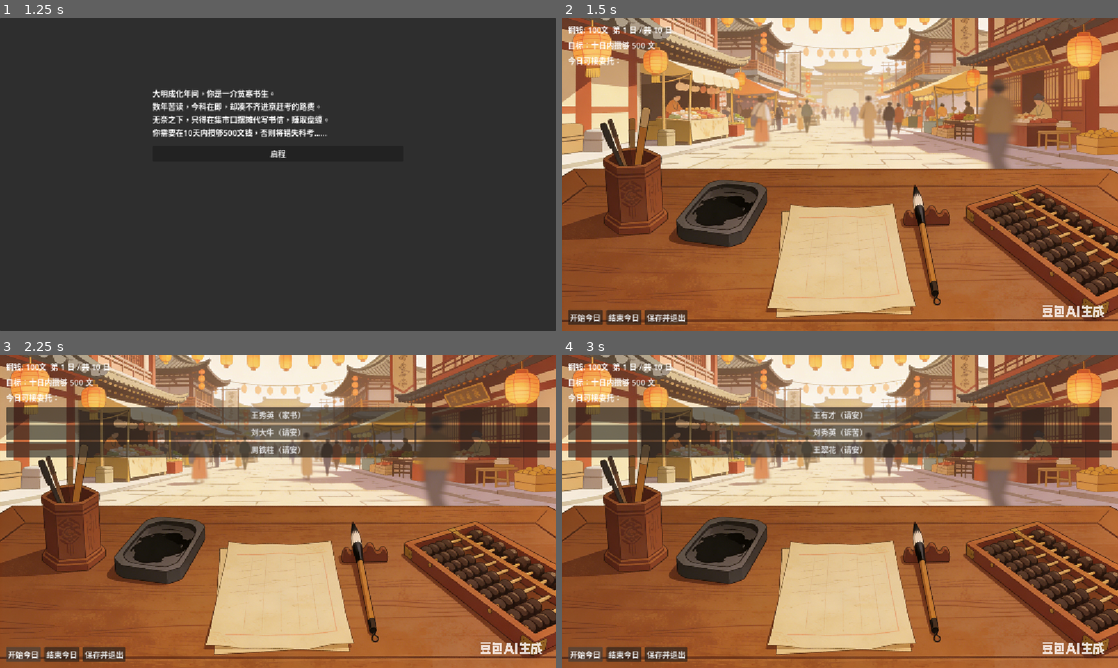
Above: before the commit, frames 1-4 (two rows, left to right).
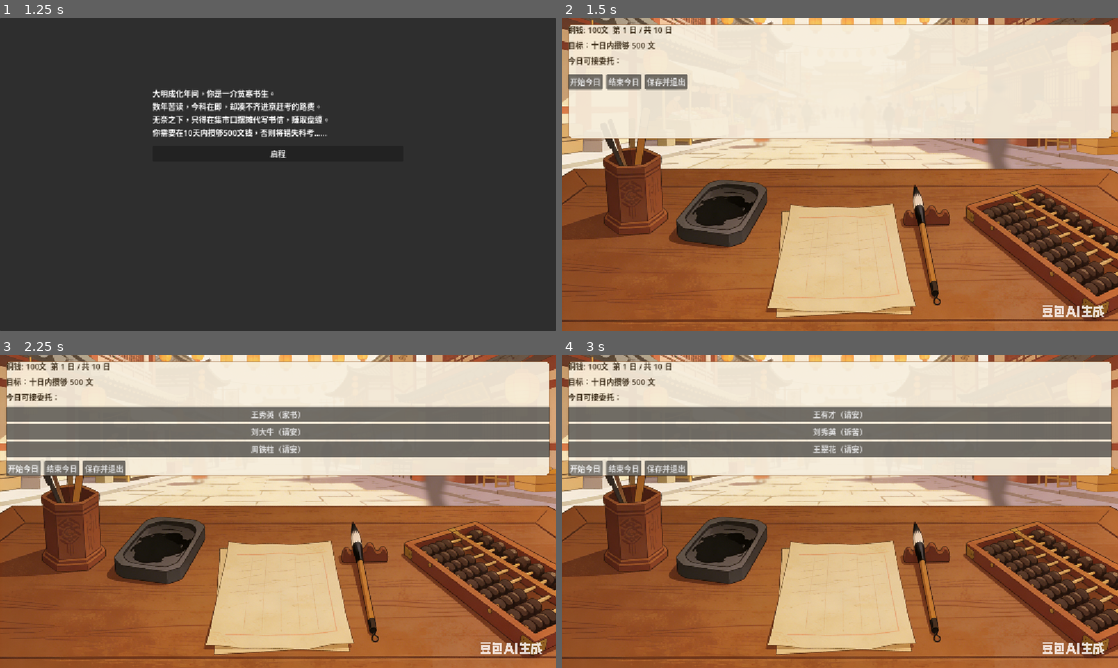
Above: after the commit, the same moments.

Repository: 284022719/daishu
Game: Godot game, scene res://scenes/title_screen.tscn
Two runs of this game, one before a commit and one after it. Both use one fixed random seed, a clock stepped at 60 frames per second and the inputs below.
Inputs:
- Up to frame 1 (1.25 s): click "开始游戏" at 0.5 s
- Up to frame 2 (1.5 s): click "启程" at 1.25 s
- Up to frame 3 (2.25 s): click "开始今日" at 2 s
- Up to frame 4 (3 s): click "开始今日" at 2.75 s

Frame 1 is identical in both runs. In frame 2, 33% of the frame differs, in the area x 1-99%, y 2-98%; in frame 3, 31%; in frame 4, 31%.

Commit message:
feat(main): 主界面底板与文字配色；拖拽预览改用毛笔墨迹
- MainPanel 原为 alpha=0 的完全透明面板（等于没做），改为暖纸底 0.92 + 描边，
  并收成顶栏面板（offset_bottom=250），把下方书案插画留出来
- 状态栏/目标/委托标签原为白色，压在浅色面板上读不出，改墨褐色
- 移除多余的 ScrollContainer（每日仅 3 位委托人，容器收窄后会塌成 0 高导致列表消失），
  NPCList 直接挂在 VBox 下；main.gd 的节点路径同步
- 新增 assets/images/ui/brush_cursor.png：由归档 cursor_r1_05 提取墨迹并转成带 alpha 的 64x64
- 拖拽预览改用该毛笔贴图 + 词文本（预览构造抽为 build_drag_preview 以便单测）
- 新增 tools/capture_scene.gd：任意场景 + 可选点击按钮后截图
- verify_drop.gd 增加拖拽预览结构断言

Diff:
--- a/scenes/main.tscn
+++ b/scenes/main.tscn
@@ -4,11 +4,16 @@
 [ext_resource type="Texture2D" uid="uid://bpa0x45lgo3o0" path="res://assets/images/backgrounds/main_bg.png" id="2_0wfyh"]
 
 [sub_resource type="StyleBoxFlat" id="1_main_panel"]
-content_margin_left = 8.0
-content_margin_top = 8.0
-content_margin_right = 8.0
-content_margin_bottom = 8.0
-bg_color = Color(0.97, 0.95, 0.9, 0.0)
+content_margin_left = 12.0
+content_margin_top = 12.0
+content_margin_right = 12.0
+content_margin_bottom = 12.0
+bg_color = Color(0.965, 0.933, 0.867, 0.92)
+border_width_left = 2
+border_width_top = 2
+border_width_right = 2
+border_width_bottom = 2
+border_color = Color(0.549, 0.322, 0.141, 0.5)
 corner_radius_top_left = 8
 corner_radius_top_right = 8
 corner_radius_bottom_right = 8
@@ -37,15 +42,13 @@
 
 [node name="MainPanel" type="Panel" parent="."]
 layout_mode = 1
-anchors_preset = 15
+anchors_preset = 10
 anchor_right = 1.0
-anchor_bottom = 1.0
 offset_left = 12.0
 offset_top = 12.0
 offset_right = -12.0
-offset_bottom = -12.0
+offset_bottom = 250.0
 grow_horizontal = 2
-grow_vertical = 2
 theme_override_styles/panel = SubResource("1_main_panel")
 
 [node name="VBoxContainer" type="VBoxContainer" parent="MainPanel"]
@@ -63,10 +66,12 @@
 
 [node name="MoneyLabel" type="Label" parent="MainPanel/VBoxContainer/StatusBar"]
 layout_mode = 2
+theme_override_colors/font_color = Color(0.235, 0.176, 0.098, 1)
 text = "铜钱: 0"
 
 [node name="DayLabel" type="Label" parent="MainPanel/VBoxContainer/StatusBar"]
 layout_mode = 2
+theme_override_colors/font_color = Color(0.235, 0.176, 0.098, 1)
 text = "第 1 天"
 
 [node name="Spacer" type="Control" parent="MainPanel/VBoxContainer/StatusBar"]
@@ -75,20 +80,17 @@
 
 [node name="GoalLabel" type="Label" parent="MainPanel/VBoxContainer"]
 layout_mode = 2
+theme_override_colors/font_color = Color(0.235, 0.176, 0.098, 1)
 text = "目标：十日内攒够 500 文"
 
 [node name="Label" type="Label" parent="MainPanel/VBoxContainer"]
 layout_mode = 2
+theme_override_colors/font_color = Color(0.235, 0.176, 0.098, 1)
 text = "今日可接委托："
 
-[node name="ScrollContainer" type="ScrollContainer" parent="MainPanel/VBoxContainer"]
-layout_mode = 2
-size_flags_vertical = 3
-
-[node name="NPCList" type="VBoxContainer" parent="MainPanel/VBoxContainer/ScrollContainer"]
+[node name="NPCList" type="VBoxContainer" parent="MainPanel/VBoxContainer"]
 layout_mode = 2
 size_flags_horizontal = 3
-size_flags_vertical = 3
 theme_override_constants/separation = 4
 
 [node name="ButtonBar" type="HBoxContainer" parent="MainPanel/VBoxContainer"]
--- a/scripts/main.gd
+++ b/scripts/main.gd
@@ -3,7 +3,7 @@
 # 节点引用
 @onready var money_label = $MainPanel/VBoxContainer/StatusBar/MoneyLabel
 @onready var day_label = $MainPanel/VBoxContainer/StatusBar/DayLabel
-@onready var npc_list_container = $MainPanel/VBoxContainer/ScrollContainer/NPCList
+@onready var npc_list_container = $MainPanel/VBoxContainer/NPCList
 @onready var start_day_btn = $MainPanel/VBoxContainer/ButtonBar/StartDayBtn
 @onready var end_day_btn = $MainPanel/VBoxContainer/ButtonBar/EndDayBtn
 @onready var save_quit_btn = $MainPanel/VBoxContainer/ButtonBar/SaveQuitBtn
--- a/scripts/word_button.gd
+++ b/scripts/word_button.gd
@@ -1,4 +1,6 @@
 extends Button
+
+const BRUSH_CURSOR_PATH := "res://assets/images/ui/brush_cursor.png"
 
 var category: String = ""   # "salutation" / "body" / "signature"
 var body_slot: String = ""  # "slot1" / "slot2" / "slot3" for body
@@ -12,10 +14,38 @@
 		"category": category,
 		"body_slot": body_slot,
 	}
-	var preview := Label.new()
-	preview.text = text
-	preview.add_theme_color_override("font_color", Color.WHITE)
-	preview.add_theme_color_override("font_outline_color", Color.BLACK)
-	preview.add_theme_constant_override("outline_size", 2)
-	set_drag_preview(preview)
+	set_drag_preview(build_drag_preview())
 	return data
+
+# 构建拖拽预览节点（与 _get_drag_data 分开，便于单测：直接调本函数不会触发拖拽引擎断言）
+# 注：光标图在实际系统光标尺寸（16-32px）下会糊成一团墨点，所以只用在放得大的拖拽预览里。
+func build_drag_preview() -> Control:
+	var brush_tex: Texture2D = null
+	if ResourceLoader.exists(BRUSH_CURSOR_PATH):
+		brush_tex = load(BRUSH_CURSOR_PATH) as Texture2D
+
+	if brush_tex != null:
+		var row := HBoxContainer.new()
+		row.add_theme_constant_override("separation", 6)
+		var brush := TextureRect.new()
+		brush.texture = brush_tex
+		brush.custom_minimum_size = Vector2(72, 72)
+		brush.expand_mode = TextureRect.EXPAND_IGNORE_SIZE
+		brush.stretch_mode = TextureRect.STRETCH_KEEP_ASPECT_CENTERED
+		row.add_child(brush)
+
+		var label := Label.new()
+		label.text = text
+		label.add_theme_color_override("font_color", Color(0.09, 0.08, 0.07))
+		label.add_theme_color_override("font_outline_color", Color(0.99, 0.97, 0.91))
+		label.add_theme_constant_override("outline_size", 4)
+		label.vertical_alignment = VERTICAL_ALIGNMENT_CENTER
+		row.add_child(label)
+		return row
+
+	var fallback := Label.new()
+	fallback.text = text
+	fallback.add_theme_color_override("font_color", Color.WHITE)
+	fallback.add_theme_color_override("font_outline_color", Color.BLACK)
+	fallback.add_theme_constant_override("outline_size", 2)
+	return fallback
--- /dev/null
+++ b/tools/capture_scene.gd
@@ -0,0 +1,85 @@
+# 通用场景截图：加载任意场景，可选点击某个按钮后截图
+# 用法：
+#   godot --path <项目> --script res://tools/capture_scene.gd -- --scene main --out <路径.png> [--click StartDayBtn]
+extends SceneTree
+
+const SCENES := {
+	"main": "res://scenes/main.tscn",
+	"title": "res://scenes/title_screen.tscn",
+	"prologue": "res://scenes/prologue.tscn",
+	"letter": "res://scenes/letter.tscn",
+	"success": "res://scenes/success.tscn",
+	"gameover": "res://scenes/gameover.tscn",
+}
+
+func _initialize() -> void:
+	var scene_key := "main"
+	var out_path := ""
+	var click_name := ""
+	var args := OS.get_cmdline_user_args()
+	for i in range(args.size()):
+		match args[i]:
+			"--scene":
+				if i + 1 < args.size():
+					scene_key = args[i + 1]
+			"--out":
+				if i + 1 < args.size():
+					out_path = args[i + 1]
+			"--click":
+				if i + 1 < args.size():
+					click_name = args[i + 1]
+
+	if out_path.is_empty():
+		push_error("缺少 --out 参数")
+		quit(1)
+		return
+	if not SCENES.has(scene_key):
+		push_error("未知场景: " + scene_key)
+		quit(1)
+		return
+
+	get_root().size = Vector2i(1152, 648)
+
+	var packed: PackedScene = load(SCENES[scene_key])
+	if packed == null:
+		push_error("加载失败: " + SCENES[scene_key])
+		quit(1)
+		return
+	var scene: Node = packed.instantiate()
+	get_root().add_child(scene)
+	for i in range(4):
+		await process_frame
+
+	# 可选：点一次按钮（用于触发列表填充等交互后再截图）
+	if not click_name.is_empty():
+		var btn := _find_node_by_name(scene, click_name)
+		if btn == null:
+			print("[capture] 找不到按钮: ", click_name)
+		elif btn is Button:
+			print("[capture] 点击按钮: ", click_name)
+			btn.emit_signal("pressed")
+			for i in range(6):
+				await process_frame
+		else:
+			print("[capture] ", click_name, " 不是 Button")
+
+	for i in range(3):
+		await process_frame
+
+	var img: Image = get_root().get_texture().get_image()
+	if img == null:
+		push_error("取不到视口图像")
+		quit(1)
+		return
+	img.save_png(out_path)
+	print("[capture] 已保存 ", out_path, "  ", img.get_width(), "x", img.get_height())
+	quit(0)
+
+func _find_node_by_name(root: Node, target: String) -> Node:
+	if root.name == target:
+		return root
+	for child in root.get_children():
+		var found := _find_node_by_name(child, target)
+		if found != null:
+			return found
+	return null
--- a/tools/verify_drop.gd
+++ b/tools/verify_drop.gd
@@ -73,8 +73,18 @@
 		print("  [%s] %s <- '%s'  显示='%s'  字色=(%.2f, %.2f, %.2f, %.2f)" % [
 			"OK" if ok else "FAIL", c["slot"], want, shown, col.r, col.g, col.b, col.a
 		])
+		if ok and not _check_drag_preview(btn):
+			all_ok = false
 		if not ok:
 			all_ok = false
+
+	# 拖拽预览结构校验（毛笔图 + 词文本）
+	print("--- 拖拽预览校验 ---")
+	var probe_container: Node = word_panel.get_node("SalutationContainer")
+	for child in probe_container.get_children():
+		if child is Button:
+			_check_drag_preview(child, true)
+			break
 
 	# 验证 player_answers 是否同步
 	print("--- player_answers ---")
@@ -116,3 +126,39 @@
 			if found != null:
 				return found
 	return null
+
+# 校验拖拽数据 + 预览结构
+# 注意：不要直接调 _get_drag_data() —— 没有真实拖拽在进行时 set_drag_preview() 会触发引擎断言。
+#       预览构造已抽成 build_drag_preview()，可单独调用。
+func _check_drag_preview(btn: Button, verbose: bool = false) -> bool:
+	if not btn.has_method("build_drag_preview"):
+		print("  [FAIL] 按钮没有 build_drag_preview: ", btn.text)
+		return false
+	var preview: Control = btn.build_drag_preview()
+	if preview == null:
+		print("  [FAIL] 预览节点为空: ", btn.text)
+		return false
+	var tex_count := _count_texture_rects(preview)
+	var text_found := _find_label_text(preview)
+	var ok := tex_count > 0 and text_found == btn.text
+	if verbose or not ok:
+		print("  [%s] 拖拽预览 '%s'  毛笔贴图=%d 个  文本='%s'" % [
+			"OK" if ok else "FAIL", btn.text, tex_count, text_found
+		])
+	preview.queue_free()
+	return ok
+
+func _count_texture_rects(n: Node) -> int:
+	var c := 1 if n is TextureRect else 0
+	for child in n.get_children():
+		c += _count_texture_rects(child)
+	return c
+
+func _find_label_text(n: Node) -> String:
+	if n is Label:
+		return (n as Label).text
+	for child in n.get_children():
+		var t := _find_label_text(child)
+		if not t.is_empty():
+			return t
+	return ""
Binary file added: assets/images/ui/brush_cursor.png
Not shown, added: assets/images/ui/brush_cursor.png.import
Binary file added: docs/screenshots/brush_cursor_sizes.png
Binary file added: docs/screenshots/main_after.png
Binary file added: docs/screenshots/main_before.png
